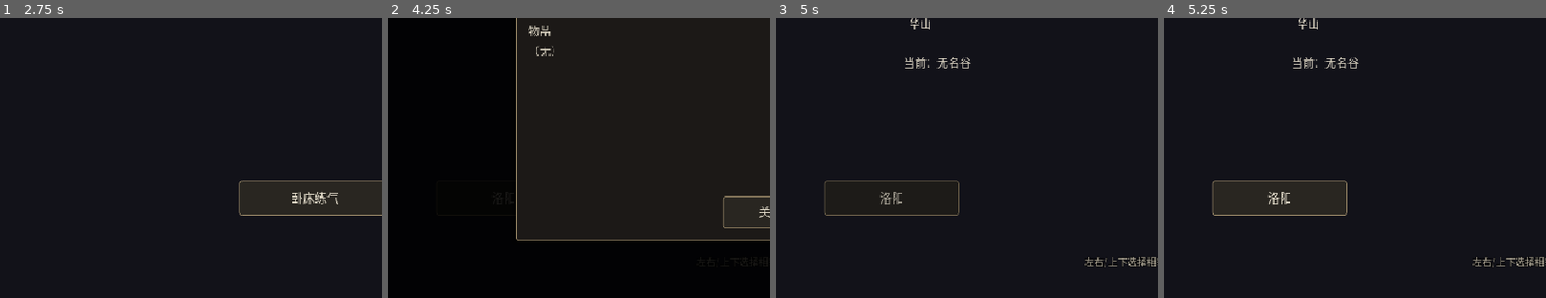
Above: before the commit, frames 1-4 (left to right).
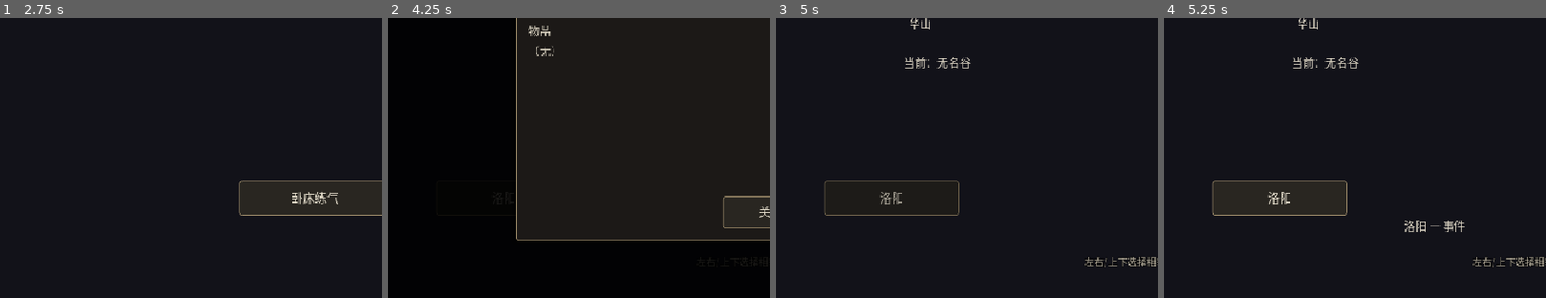
Above: after the commit, the same moments.

Repository: linxuhao/jinyong-heroes
Game: Godot game, scene res://scenes/segments/map.tscn
Same seed, same stepped clock (60 frames per second), same inputs: the game is played once before the commit and once after it. This scene is started directly instead of the project's main scene. Sound files missing from this copy of the repository are replaced by a short silence.
Inputs (mouse positions are % of the whole screen's width and height, from its top left):
- Up to frame 1 (2.75 s): click "洛阳" at 0.5 s; click "买下长剑" at 1.25 s; click "无名谷" at 2 s
- Up to frame 2 (4.25 s): click "卧床练气" at 2.75 s; click "角色" at 3.5 s
- Up to frame 3 (5 s): click "关闭" at 4.25 s
- Up to frame 4 (5.25 s): tap Enter (tutorial_next) at 5 s; move the mouse to (72, 45) at 5.02 s; hold D (move_right) from 5.03 s (still down); tap J (attack_confirm) at 5.1 s; click (72, 45) at 5.17 s
The pictures show only the part of the screen within x 0-50%, y 50-100%; the shares and areas given below are measured in that part.

Frames 1-3 are identical in both runs. In frame 4, 0.3% of the frame differs, in the area x 62-79%, y 72-77%.

Commit message:
dpe_game/t_impl: feat_map_travel_hints [jinyong-nav] (12 file(s))

Diff:
--- a/scenes/segments/map.tscn
+++ b/scenes/segments/map.tscn
@@ -1,7 +1,8 @@
-[gd_scene load_steps=4 format=3]
+[gd_scene load_steps=5 format=3]
 
 [ext_resource type="Script" path="res://scripts/segments/map.gd" id="1"]
 [ext_resource type="PackedScene" path="res://scenes/ui/roster_panel.tscn" id="2"]
+[ext_resource type="Script" path="res://scripts/segments/map_travel_hints.gd" id="3"]
 
 [sub_resource type="StyleBoxFlat" id="StyleBoxFlat_backdrop"]
 bg_color = Color(0.07, 0.07, 0.1, 1)
@@ -123,3 +124,62 @@
 text = "离开"
 
 [node name="RosterPanel" parent="." instance=ExtResource("2")]
+
+[node name="MapTravelHints" type="Control" parent="."]
+anchors_preset = 15
+anchor_right = 1.0
+anchor_bottom = 1.0
+mouse_filter = 2
+script = ExtResource("3")
+
+[node name="TravelHintLabel" type="Label" parent="MapTravelHints"]
+offset_left = 60.0
+offset_top = 602.0
+offset_right = 620.0
+offset_bottom = 640.0
+mouse_filter = 2
+horizontal_alignment = 1
+text = ""
+
+[node name="TravelGateShield" type="Control" parent="MapTravelHints"]
+offset_right = 40.0
+offset_bottom = 40.0
+mouse_filter = 2
+
+[node name="TravelGatePanel" type="Control" parent="MapTravelHints"]
+visible = false
+anchors_preset = 15
+anchor_right = 1.0
+anchor_bottom = 1.0
+mouse_filter = 2
+
+[node name="TravelGateDim" type="ColorRect" parent="MapTravelHints/TravelGatePanel"]
+modulate = Color(1, 1, 1, 0.72)
+offset_left = 60.0
+offset_top = 200.0
+offset_right = 620.0
+offset_bottom = 440.0
+mouse_filter = 0
+color = Color(0.08, 0.08, 0.12, 1)
+
+[node name="TravelGateBodyLabel" type="Label" parent="MapTravelHints/TravelGatePanel/TravelGateDim"]
+offset_left = 20.0
+offset_top = 24.0
+offset_right = 540.0
+offset_bottom = 120.0
+autowrap_mode = 3
+text = ""
+
+[node name="TravelGateConfirmButton" type="Button" parent="MapTravelHints/TravelGatePanel/TravelGateDim"]
+offset_left = 40.0
+offset_top = 160.0
+offset_right = 240.0
+offset_bottom = 200.0
+text = "确认启程"
+
+[node name="TravelGateBackButton" type="Button" parent="MapTravelHints/TravelGatePanel/TravelGateDim"]
+offset_left = 360.0
+offset_top = 160.0
+offset_right = 560.0
+offset_bottom = 200.0
+text = "返回"
--- a/scripts/autoload/i18n.gd
+++ b/scripts/autoload/i18n.gd
@@ -478,6 +478,14 @@
 	"修炼有得（第 %d 次）：%s": "Cultivation gained (use #%d): %s",
 	"本月设施已用尽，下月再来": "Facility uses exhausted this month, come back next month",
 	"此事已有了结，不再重来": "This matter is already settled; it will not repeat",
+	# --- R5 map travel hints (C1 node type) + ending gate (C3) ---
+	"战斗": "Battle",
+	"门派设施": "Sect Facility",
+	"事件": "Event",
+	"此去即结局": "This road leads to the ending",
+	"此去即结局：踏上%s后，江湖故事将落幕。": "This road leads to the ending: once you set foot on %s, the jianghu story draws to a close.",
+	"确认启程": "Confirm Departure",
+	"%s — %s": "%s — %s",
 
 	# --- Cultivation ------------------------------------------------------
 	"方向键选择 · 回车执行": "Arrow keys to choose · Enter to act",
--- /dev/null
+++ b/scripts/segments/map_travel_hints.gd
@@ -0,0 +1,292 @@
+## MapTravelHints — C1 node-type hint + C3 ending-travel gate for the map screen.
+##
+## Self-driving poller (the proven MoveHintLabel pattern): it resolves its host
+## MapScreen node fresh EVERY frame via get_parent(), never stores the ref, and
+## reads ONLY the host's public vars (current_node_id / focus_id / phase / ended)
+## plus MapData's public static accessors. It never writes host state and never
+## calls map.gd private methods — so it cannot corrupt travel. If a future round
+## renames those public vars the sibling degrades to "no hint, no gate" (null
+## guards), which is the documented, accepted coupling trade-off (locked map.gd
+## cannot declare these surface observables, so they live HERE, on the sibling —
+## recorded in the delivery notes as the surface-key resolution deviation).
+##
+## C1 (node-type hint): each frame, classify the focused neighbor (is_end_node ->
+## 此去即结局; active_battle_id -> 战斗; active_facility_id -> 门派设施;
+## active_event_id -> 事件) and render one line 「<node name> — <type>」 into
+## TravelHintLabel. This is a consequence line (what this road gives), NOT a
+## second operation hint — the existing footer HintLabel is untouched.
+##
+## C3 (ending gate): when the current node has an end-node neighbor (昆仑) in
+## TRAVEL, a shield covers that visible TravelButton so the first press opens a
+## confirm dialog ("此去即结局：…") instead of traveling. 确认启程 hides the dialog
+## and re-dispatches the covered button's public `pressed` signal exactly once
+## (no map.gd private call); 返回 closes it with zero delta. The shield REARMS
+## every frame it is still armed — cancel never leaves a press-travels-directly
+## path. The gate is INERT for every non-end neighbor (the shaolin-event /
+## huashan-battle / facility verbatim legs never see it).
+##
+## KEYBOARD PATH — best-effort-DEFERRED, intentionally NOT implemented as a
+## block (VERDICT_B, measured 2026-09-03): child-before-parent input ordering is
+## true, but child-blocks-parent is FALSE — `set_input_as_handled()` from the
+## child does not suppress the parent's `_unhandled_input` in the same dispatch.
+## A keyboard confirm-open would therefore ALSO let map.gd's `_travel()` run the
+## same frame, popping this dialog over the ending scene (a broken state). So the
+## sibling consumes NO keyboard input at all this round; the ending gate is
+## CLICK-ONLY (mouse shield + confirm panel). This C3 deviation is flagged in the
+## delivery notes for 90_decisions / 40_ux_backlog to record honestly (the four
+## keyboard kunlun legs remain ungated this round).
+extends Control
+
+const MapDataRef = preload("res://scripts/data/map_data.gd")
+
+# ---------------------------------------------------------------------------
+# Observable surface vars (playtest contract — names are verbatim; declared on
+# the SIBLING, because locked map.gd cannot add them to MapScreen)
+# ---------------------------------------------------------------------------
+
+## The C1 node-type consequence line for the focused neighbor ("" when none).
+var travel_hint_text: String = ""
+
+## True while the confirm dialog is open (the interaction surface).
+var travel_gate_visible: bool = false
+
+## True while the shield is armed over an end-node travel button.
+var travel_gate_armed: bool = false
+
+## Index of the neighbor the gate is covering (-1 when disarmed).
+var gate_button_index: int = -1
+
+# ---------------------------------------------------------------------------
+# Node references (resolved each frame — never stored across frames)
+# ---------------------------------------------------------------------------
+
+var _hint_label: Label = null
+var _shield: Control = null
+var _panel: Control = null
+var _panel_body: Label = null
+var _confirm_button: Button = null
+var _back_button: Button = null
+
+func _ready() -> void:
+	mouse_filter = Control.MOUSE_FILTER_IGNORE
+	_hint_label = get_node_or_null("TravelHintLabel") as Label
+	_shield = get_node_or_null("TravelGateShield") as Control
+	_panel = get_node_or_null("TravelGatePanel") as Control
+	_panel_body = get_node_or_null("TravelGatePanel/TravelGateDim/TravelGateBodyLabel") as Label
+	_confirm_button = get_node_or_null("TravelGatePanel/TravelGateDim/TravelGateConfirmButton") as Button
+	_back_button = get_node_or_null("TravelGatePanel/TravelGateDim/TravelGateBackButton") as Button
+	if _shield != null:
+		_shield.mouse_filter = Control.MOUSE_FILTER_IGNORE
+		_shield.visible = false
+		_shield.gui_input.connect(_on_shield_gui_input)
+	if _panel != null:
+		_panel.visible = false
+	if _confirm_button != null:
+		_confirm_button.pressed.connect(_on_confirm_pressed)
+	if _back_button != null:
+		_back_button.pressed.connect(_on_back_pressed)
+
+
+## Resolve the host MapScreen fresh every frame; null when absent/dead.
+func _host() -> Control:
+	var parent: Node = get_parent()
+	if parent == null or not is_instance_valid(parent):
+		return null
+	if parent.get("current_node_id") == null:
+		return null
+	return parent as Control
+
+
+func _process(_delta: float) -> void:
+	_render_hint()
+	_update_gate()
+
+
+# ---------------------------------------------------------------------------
+# C1 — node-type hint
+# ---------------------------------------------------------------------------
+
+func _render_hint() -> void:
+	var host: Control = _host()
+	if host == null or _hint_label == null:
+		travel_hint_text = ""
+		_hint_label.text = "" if _hint_label != null else ""
+		_hint_label.visible = false if _hint_label != null else false
+		return
+	var target: String = _focused_neighbor(host)
+	var line: String = _compose_hint(target)
+	travel_hint_text = line
+	_hint_label.text = line
+	_hint_label.visible = line != ""
+
+
+## The neighbor currently focused, "" when focus sits on the current node
+## (map_hint_single's focus grammar: focus_id == current_node_id => no target).
+func _focused_neighbor(host: Control) -> String:
+	var focus: Variant = host.get("focus_id")
+	var current: Variant = host.get("current_node_id")
+	if typeof(focus) != TYPE_STRING or typeof(current) != TYPE_STRING:
+		return ""
+	if focus == "" or focus == current:
+		return ""
+	if not MapDataRef.is_adjacent(current as String, focus as String):
+		return ""
+	return focus as String
+
+
+## Pure classifier: is_end_node -> 此去即结局; active battle -> 战斗;
+## active facility -> 门派设施; active event -> 事件; unknown/empty -> "".
+## Order mirrors design/20_content.md slot precedence (end routing precedes
+## entry content; battle precedes facility/event, matching huashan = 战斗).
+func _classify_node(id: String) -> String:
+	if id == "" or MapDataRef.node_def(id).is_empty():
+		return ""
+	if MapDataRef.is_end_node(id):
+		return tr("此去即结局")
+	if MapDataRef.active_battle_id(id) != "":
+		return tr("战斗")
+	if MapDataRef.active_facility_id(id) != "":
+		return tr("门派设施")
+	if MapDataRef.active_event_id(id) != "":
+		return tr("事件")
+	return ""
+
+
+func _compose_hint(node_id: String) -> String:
+	if node_id == "":
+		return ""
+	var type_word: String = _classify_node(node_id)
+	if type_word == "":
+		return ""
+	var name: String = str(MapDataRef.node_def(node_id).get("display_name", node_id))
+	return tr("%s — %s") % [tr(name), type_word]
+
+
+# ---------------------------------------------------------------------------
+# C3 — ending-travel confirmation gate
+# ---------------------------------------------------------------------------
+
+## The gate state machine. armed := host in TRAVEL, not ended, and some neighbor
+## i with is_end_node(neighbors(current_node_id)[i]) == true whose TravelButton{i}
+## is visible. While armed the shield covers that button (STOP) unless the dialog
+## is open (the dialog is then the interaction surface). Disarmed otherwise.
+func _update_gate() -> void:
+	var host: Control = _host()
+	if host == null:
+		_disarm()
+		_close_panel()
+		return
+	if str(host.get("phase")) != "TRAVEL" or bool(host.get("ended")):
+		_disarm()
+		_close_panel()
+		return
+	var idx: int = _end_neighbor_button_index(host)
+	if idx < 0:
+		_disarm()
+		_close_panel()
+		return
+	_arm(idx)
+	if _panel != null and _panel.visible:
+		# Dialog open: the dialog is the surface; shield paused.
+		travel_gate_visible = true
+		if _shield != null:
+			_shield.mouse_filter = Control.MOUSE_FILTER_IGNORE
+	else:
+		travel_gate_visible = false
+
+
+## Index of the visible end-node travel button, or -1 when there is none. map.gd
+## hides pool buttons whose neighbor index is out of range; a shield may never
+## silently cover dead geometry, so visible == true is required.
+func _end_neighbor_button_index(host: Control) -> int:
+	var nbrs: Array = MapDataRef.neighbors(str(host.get("current_node_id")))
+	for i in range(nbrs.size()):
+		var nid: String = str(nbrs[i])
+		if not MapDataRef.is_end_node(nid):
+			continue
+		var btn: Button = host.get_node_or_null("TravelBox/TravelButton%d" % i) as Button
+		if btn == null or not btn.visible:
+			continue
+		return i
+	return -1
+
+
+func _arm(idx: int) -> void:
+	gate_button_index = idx
+	travel_gate_armed = true
+	if _shield == null:
+		return
+	_shield.visible = true
+	_shield.mouse_filter = Control.MOUSE_FILTER_STOP
+	# Match the covered button's GLOBAL rect exactly (shield is a child of the
+	# same MapScreen root, so global == its own rect in the same space).
+	var host: Control = _host()
+	if host == null:
+		return
+	var btn: Button = host.get_node_or_null("TravelBox/TravelButton%d" % idx) as Button
+	if btn == null:
+		return
+	var r: Rect2 = btn.get_global_rect()
+	_shield.global_position = r.position
+	_shield.size = r.size
+
+
+func _disarm() -> void:
+	gate_button_index = -1
+	travel_gate_armed = false
+	travel_gate_visible = false
+	if _shield != null:
+		_shield.visible = false
+		_shield.mouse_filter = Control.MOUSE_FILTER_IGNORE
+
+
+func _open_panel() -> void:
+	if _panel == null:
+		return
+	var host: Control = _host()
+	var nid: String = ""
+	if host != null and gate_button_index >= 0:
+		var nbrs: Array = MapDataRef.neighbors(str(host.get("current_node_id")))
+		if gate_button_index < nbrs.size():
+			nid = str(nbrs[gate_button_index])
+	var name: String = str(MapDataRef.node_def(nid).get("display_name", nid))
+	if _panel_body != null:
+		_panel_body.text = tr("此去即结局：踏上%s后，江湖故事将落幕。") % tr(name)
+	_panel.visible = true
+	travel_gate_visible = true
+	if _confirm_button != null:
+		_confirm_button.grab_focus()
+
+
+func _close_panel() -> void:
+	if _panel != null:
+		_panel.visible = false
+	travel_gate_visible = false
+
+
+## Mouse shield input. A click on the shield is the FIRST press on the end-node
+## travel button — swallow it and open the confirm dialog; map.gd's
+## _on_travel_pressed is never reached.
+func _on_shield_gui_input(event: InputEvent) -> void:
+	if event is InputEventMouseButton and event.pressed and event.button_index == MOUSE_BUTTON_LEFT:
+		_open_panel()
+		get_viewport().set_input_as_handled()
+
+
+func _on_confirm_pressed() -> void:
+	_close_panel()
+	# Single documented re-dispatch of the covered button's PUBLIC signal; this
+	# invokes map.gd's own _on_travel_pressed(i) exactly as a real click would.
+	# Never a map.gd private-method call. The state machine REARMS the shield on
+	# the next frame, so a second press is gated again.
+	var host: Control = _host()
+	if host != null and gate_button_index >= 0:
+		var btn: Button = host.get_node_or_null("TravelBox/TravelButton%d" % gate_button_index) as Button
+		if btn != null:
+			btn.pressed.emit()
+
+
+func _on_back_pressed() -> void:
+	# Cancel: hide the dialog, zero state delta. The shield REARMS next frame —
+	# a press after cancel must be gated again, never travel straight to the end.
+	_close_panel()
Not shown, changed: playtest/_common.yaml
Not shown, changed: playtest/clicks_only_storyline.yaml
Not shown, added: playtest/consequence_screens_occlusion_map.yaml
Not shown, changed: playtest/ending_divergent_playstyles.yaml
Not shown, changed: playtest/ending_tiers_differentiate.yaml
Not shown, added: playtest/map_travel_node_type_hint.yaml
Not shown, added: playtest/travel_to_ending_needs_confirm.yaml
Not shown, changed: playtest/work_beats_idling.yaml
Not shown, changed: tests/test_playtest_contract_smoke.py
